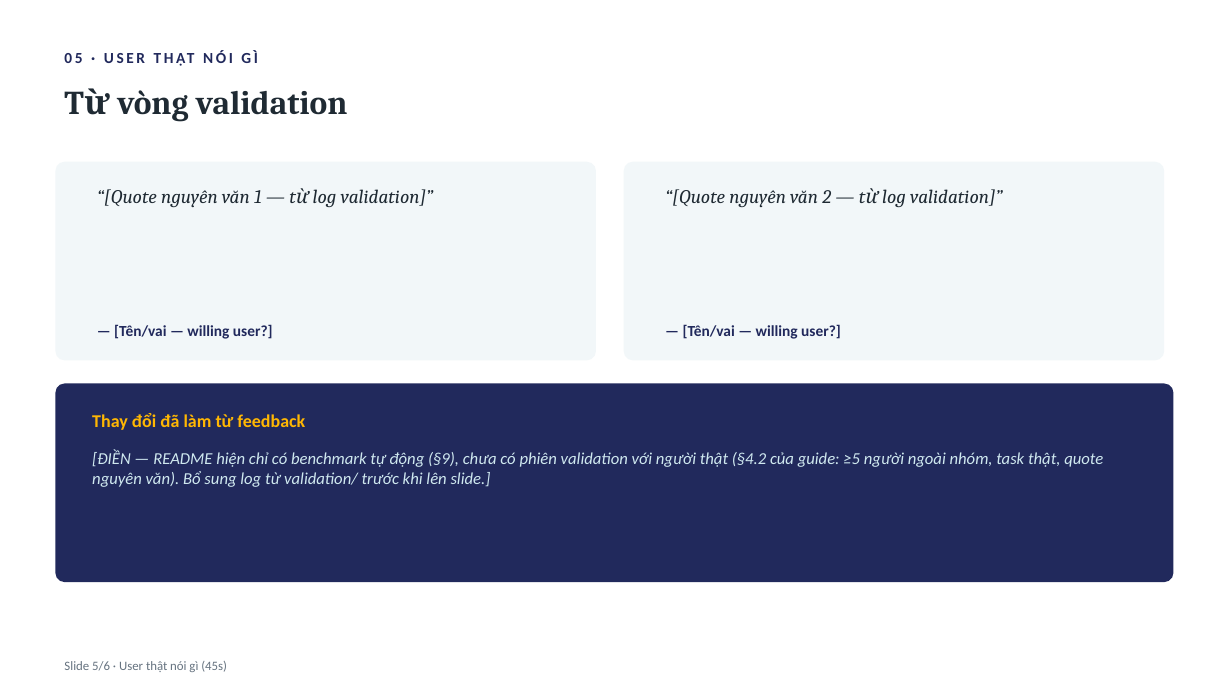
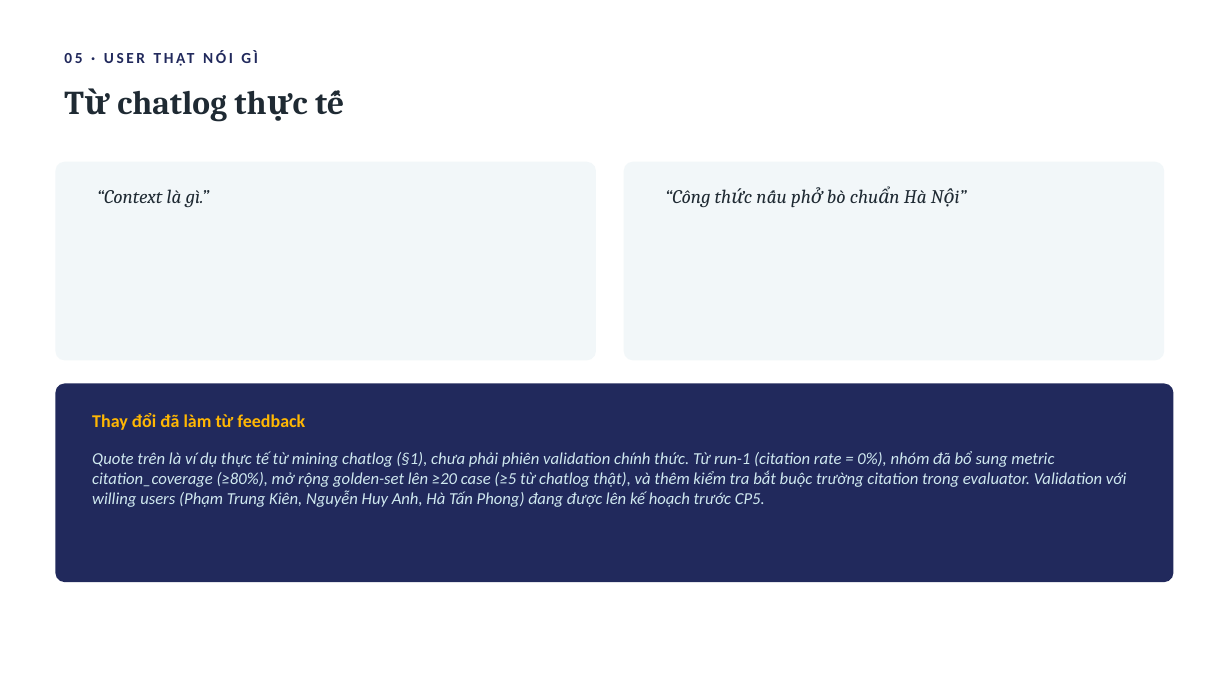
Before and after one commit to Pistachio-Big/K3-hackathon-Funny-E403, a slide deck: slide 5 of slides.pptx. Drawn at 1232x693 pixels with LibreOffice and Linux fonts; fonts in the diff are those of the drawing. Boxes give left, top, right and bottom in pixels: in the first picture for what was removed or moved away, otherwise in the second. Text is boxed around its words. In the diff, an @@ line names an element or a change of style, - is before the commit and + after.

```diff
--- a/slides.pptx
+++ b/slides.pptx
@@ text at (x1=117, y1=90, x2=340, y2=122): text changed @@
-Từ vòng validation
+Từ chatlog thực tế
@@ text at (x1=97, y1=189, x2=210, y2=207): text changed @@
-“[Quote nguyên văn 1 — từ log validation]”
+“Context là gì.”
@@ text at (x1=665, y1=189, x2=927, y2=207): text changed @@
-“[Quote nguyên văn 2 — từ log validation]”
+“Công thức nấu phở bò chuẩn Hà Nội”
@@ text removed at (x1=114, y1=324, x2=273, y2=339) @@
-— [Tên/vai — willing user?]
@@ text removed at (x1=683, y1=324, x2=841, y2=339) @@
-— [Tên/vai — willing user?]
@@ text at (x1=92, y1=451, x2=1127, y2=507): text changed @@
-[ĐIỀN — README hiện chỉ có benchmark tự động (§9), chưa có phiên validation với người thật (§4.2 của guide: ≥5 người ngoài nhóm, task thật, quote nguyên văn). Bổ sung log từ validation/ trước khi lên slide.]
+Quote trên là ví dụ thực tế từ mining chatlog (§1), chưa phải phiên validation chính thức. Từ run-1 (citation rate = 0%), nhóm đã bổ sung metric citation_coverage (≥80%), mở rộng golden-set lên ≥20 case (≥5 từ chatlog thật), và thêm kiểm tra bắt buộc trường citation trong evaluator. Validation với willing users (Phạm Trung Kiên, Nguyễn Huy Anh, Hà Tấn Phong) đang được lên kế hoạch trước CP5.
@@ text removed at (x1=64, y1=661, x2=227, y2=672) @@
-Slide 5/6 · User thật nói gì (45s)
```
Also in this commit, not shown: 4 other slides changed, 1 slide added, 1 slide removed, 1 other file.
